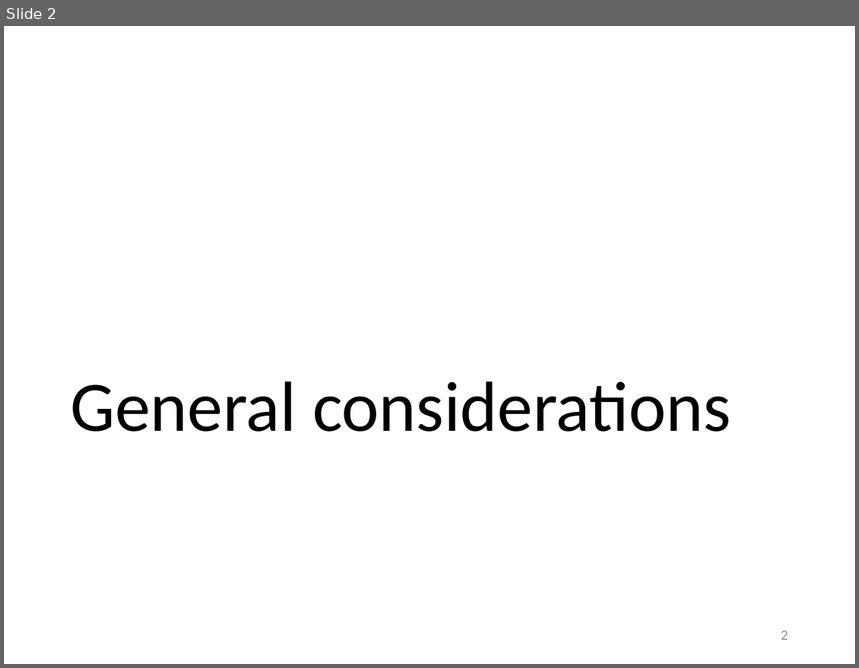
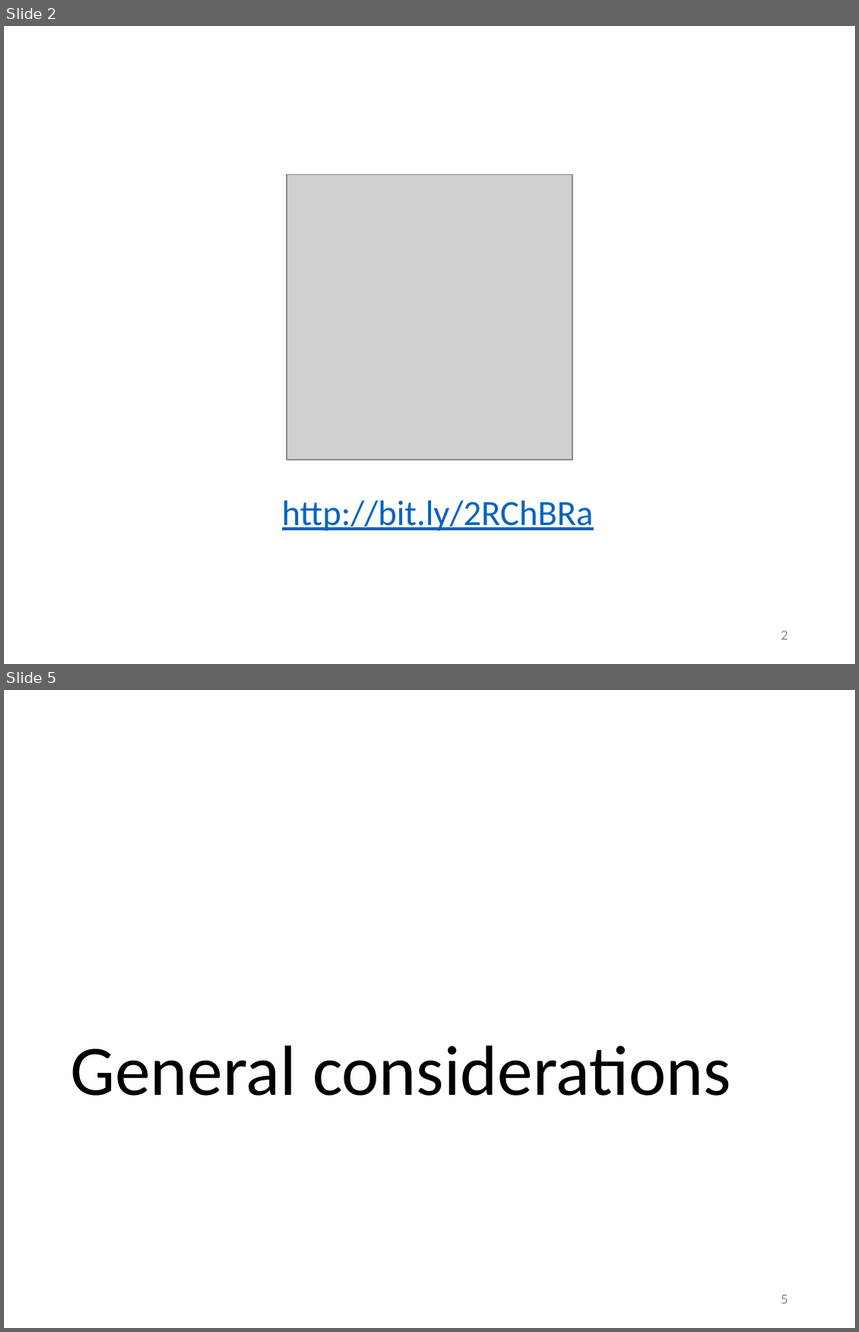
Before and after one commit to gjbex/Python-for-HPC, a slide deck: python_hpc.pptx. Shown one above the other, each under a label of ours: slide 2 before the commit, slides 2 and 5 after it; the slides between them are not shown. The pictures are 859x668 and 859x1332 pixels, drawn with LibreOffice and Linux fonts; fonts in the diff are those of the drawing; grey boxes stand for pictures. Boxes give left, top, right and bottom in pixels: in the first picture for what was removed or moved away, otherwise in the second. Text is boxed around its words. In the diff, an @@ line names an element or a change of style, - is before the commit and + after.

```diff
--- a/python_hpc.pptx
+++ b/python_hpc.pptx
@@ slide 2 added at bbox=[4, 26, 855, 664], background #FFFFFF @@
@@ picture added at bbox=[287, 174, 572, 460] @@
@@ text added at bbox=[282, 500, 594, 531], 30 pt, text #0563C1, underline @@
+http://bit.ly/2RChBRa
@@ page number added at bbox=[781, 631, 788, 640], 12 pt, text #8C8C8C @@
+2
@@ what was slide 2 is now slide 5 @@
@@ page number at bbox=[781, 1295, 788, 1304]: text changed @@
-2
+5
```
Also in this commit, not shown: 2 slides changed, 2 other slides added.
